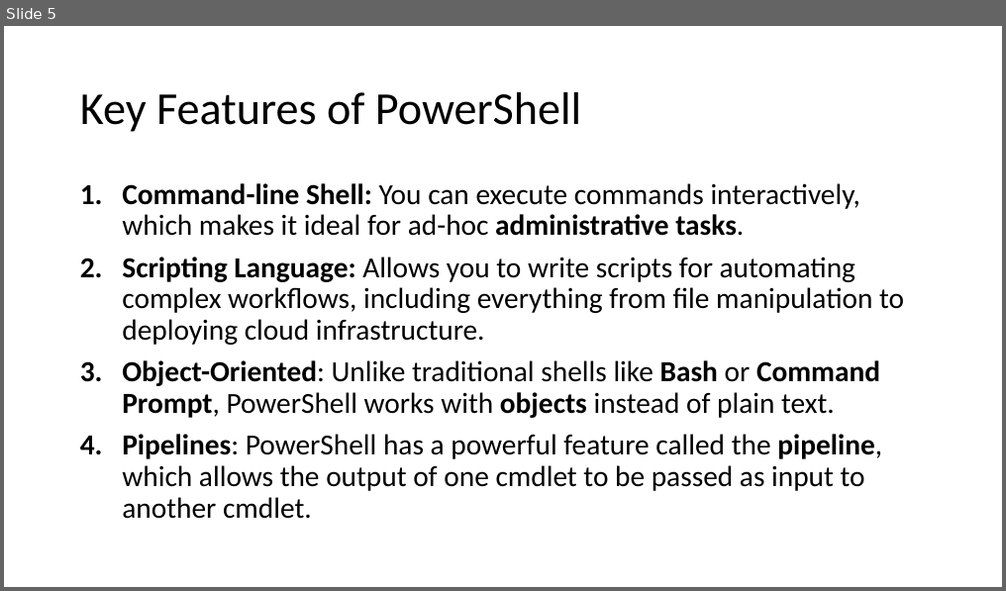
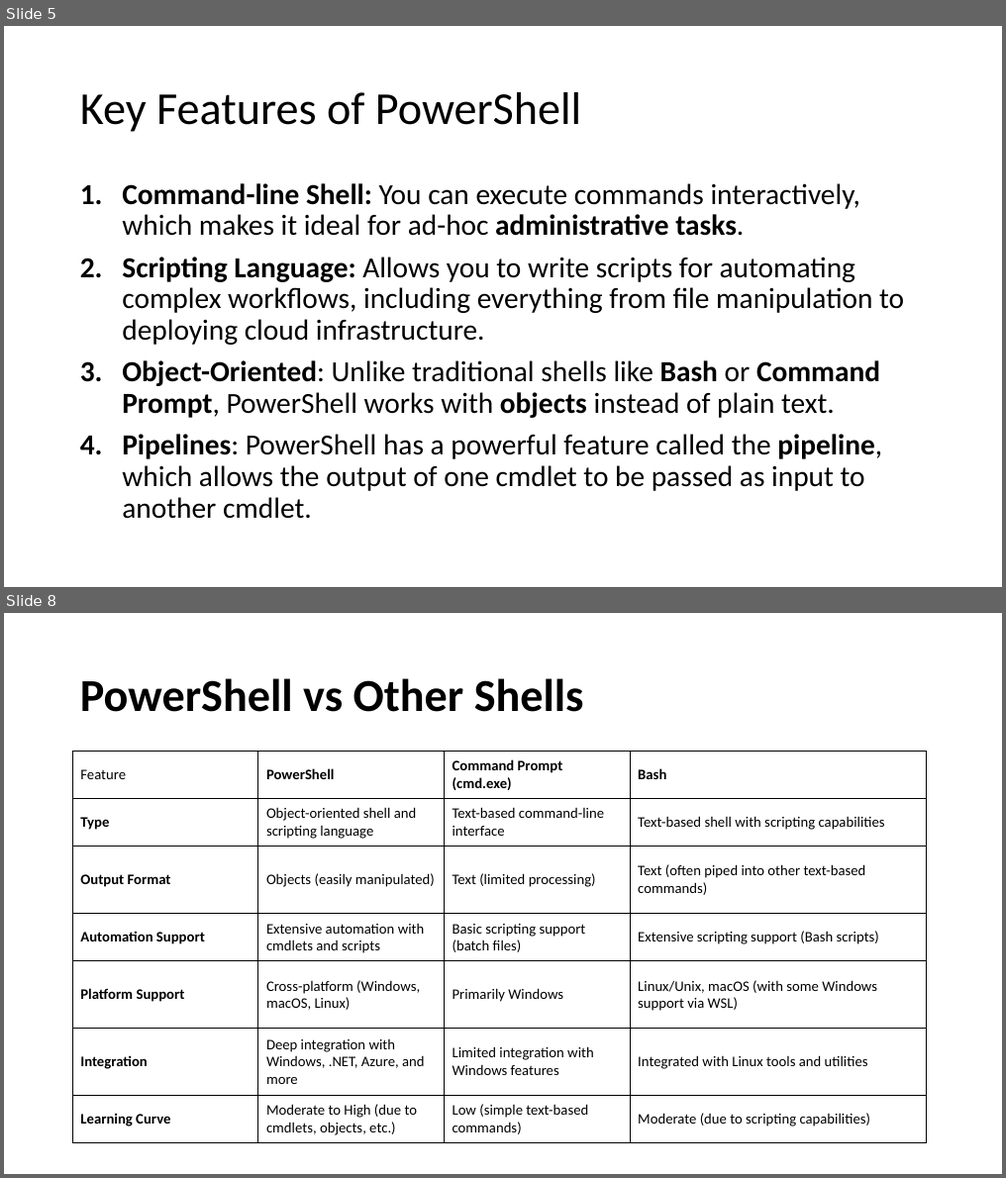
Before and after one commit to PSRITPro/my-learning-journal, a slide deck: PowerShell/Day1/PowerShell.pptx. Shown one above the other, each under a label of ours: slide 5 before the commit, slides 5 and 8 after it; the slides between them are not shown. The pictures are 1006x591 and 1006x1178 pixels, drawn with LibreOffice and Linux fonts; fonts in the diff are those of the drawing. Boxes give left, top, right and bottom in pixels: in the first picture for what was removed or moved away, otherwise in the second. Text is boxed around its words. In the diff, an @@ line names an element or a change of style, - is before the commit and + after.

```diff
--- a/PowerShell/Day1/PowerShell.pptx
+++ b/PowerShell/Day1/PowerShell.pptx
@@ slide 8 added at <box>4,613,1002,1174</box>, background #FFFFFF @@
@@ title added at <box>80,678,584,712</box>, 44 pt, text #000000, bold @@
+PowerShell vs Other Shells
@@ table added at <box>73,752,927,1144</box>, 7 rows, 4 columns @@
+Feature | PowerShell | Command Prompt (cmd.exe) | Bash
+Type | Object-oriented shell and scripting language | Text-based command-line interface | Text-based shell with scripting capabilities
+Output Format | Objects (easily manipulated) | Text (limited processing) | Text (often piped into other text-based commands)
+Automation Support | Extensive automation with cmdlets and scripts | Basic scripting support (batch files) | Extensive scripting support (Bash scripts)
+Platform Support | Cross-platform (Windows, macOS, Linux) | Primarily Windows | Linux/Unix, macOS (with some Windows support via WSL)
+Integration | Deep integration with Windows, .NET, Azure, and more | Limited integration with Windows features | Integrated with Linux tools and utilities
+Learning Curve | Moderate to High (due to cmdlets, objects, etc.) | Low (simple text-based commands) | Moderate (due to scripting capabilities)
```
Also in this commit, not shown: 2 slides changed, 3 other slides added, 11 other files.
